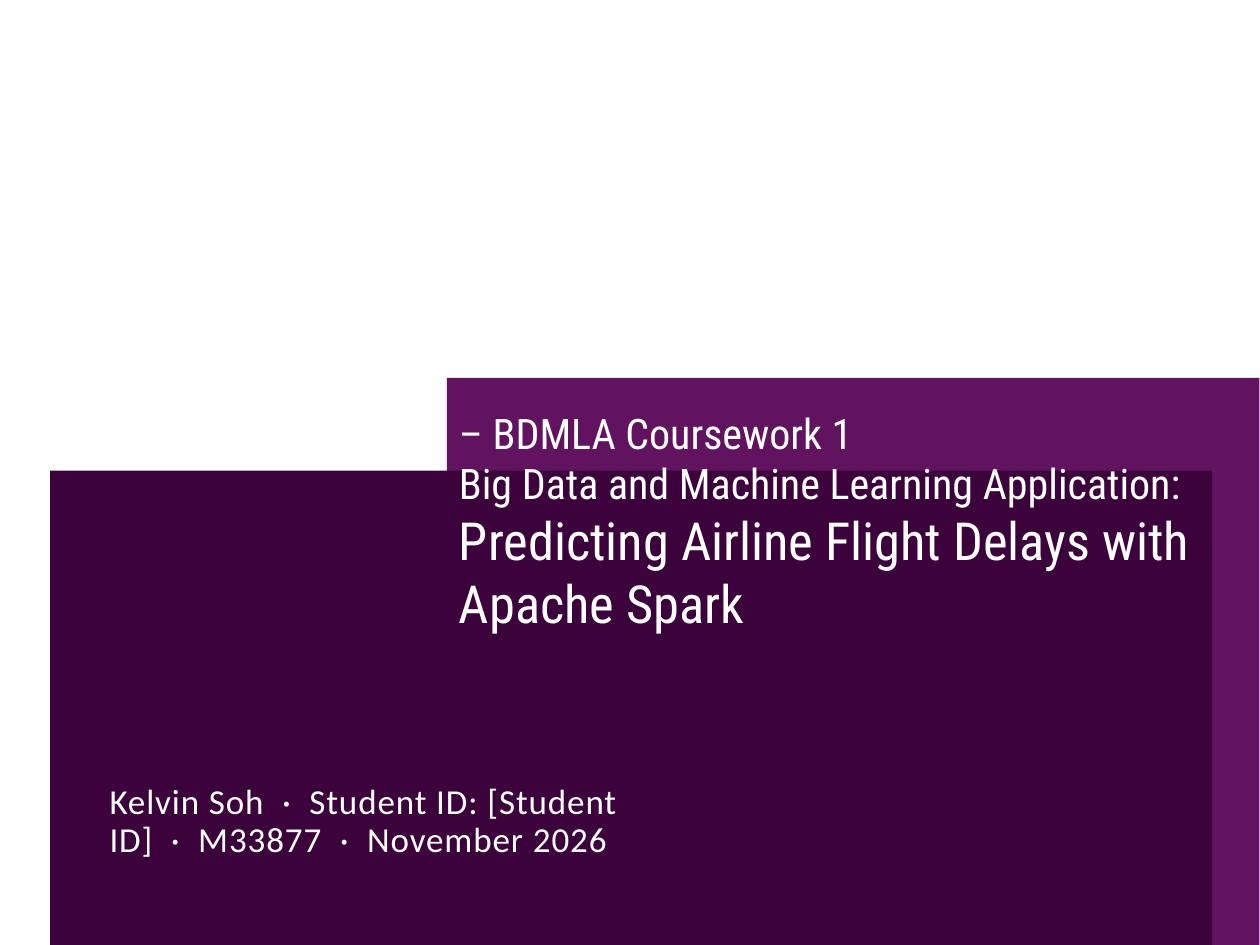
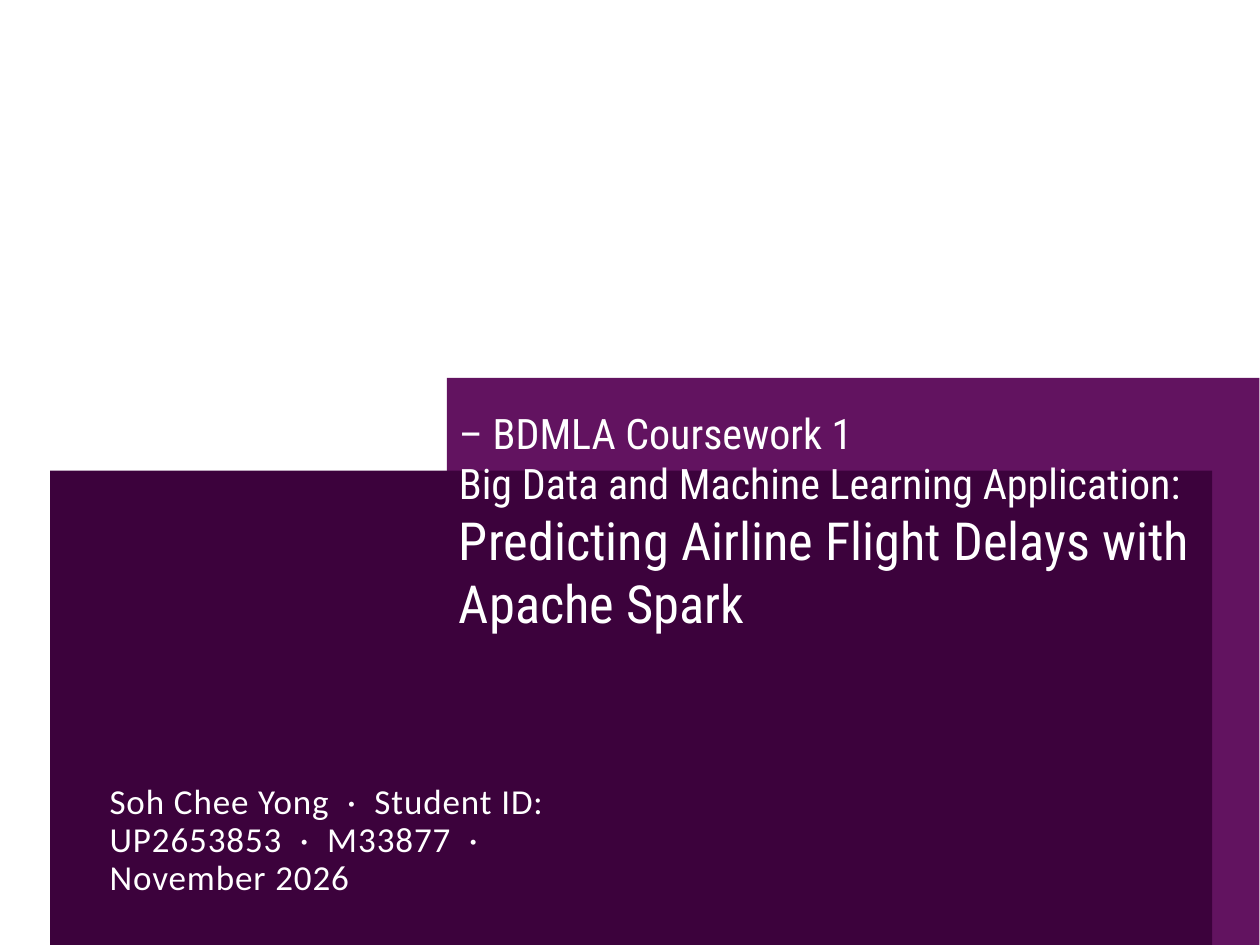
Before and after one commit to tiong0526/clone-21092024, a slide deck: slide 1 of bdmla-flight-delay/presentation/BDMLA_CW1_Flight_Delay_Presentation.pptx. Drawn at 1260x945 pixels with LibreOffice and Linux fonts; fonts in the diff are those of the drawing; background and template pictures are left out. Boxes give left, top, right and bottom in pixels: in the first picture for what was removed or moved away, otherwise in the second. Text is boxed around its words. In the diff, an @@ line names an element or a change of style, - is before the commit and + after.

```diff
--- a/bdmla-flight-delay/presentation/BDMLA_CW1_Flight_Delay_Presentation.pptx
+++ b/bdmla-flight-delay/presentation/BDMLA_CW1_Flight_Delay_Presentation.pptx
@@ text at box(110, 789, 543, 891): text changed @@
-Kelvin Soh · Student ID: [Student ID] · M33877 · November 2026
+Soh Chee Yong · Student ID: UP2653853 · M33877 · November 2026
```
Also in this commit, not shown: 5 other files.
